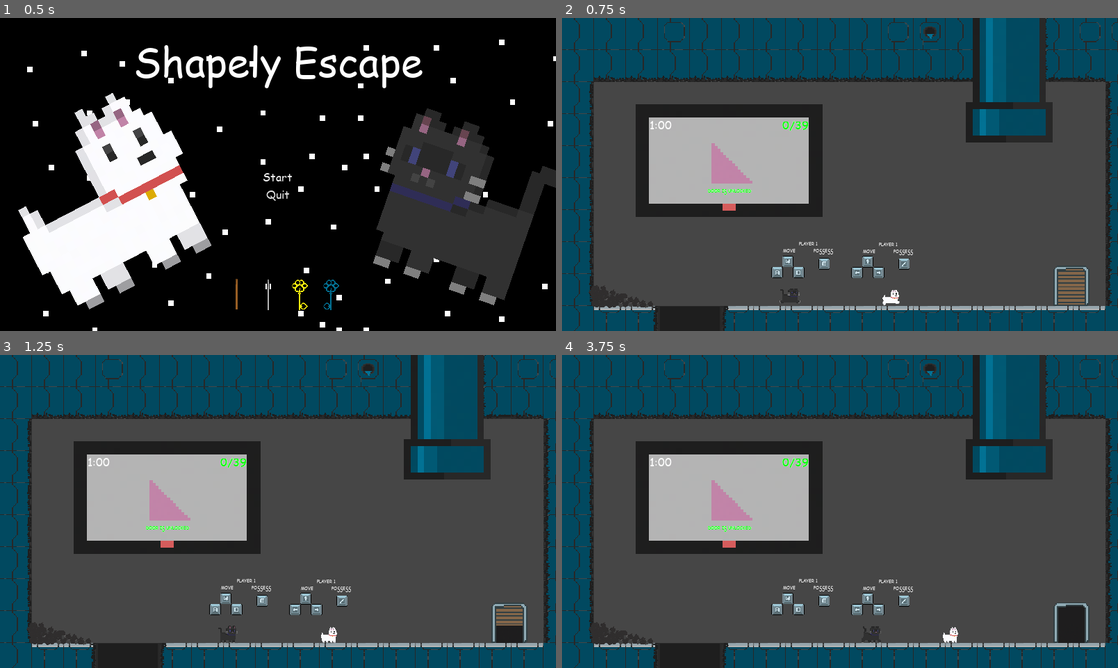
Above: before the commit, frames 1-4 (two rows, left to right).
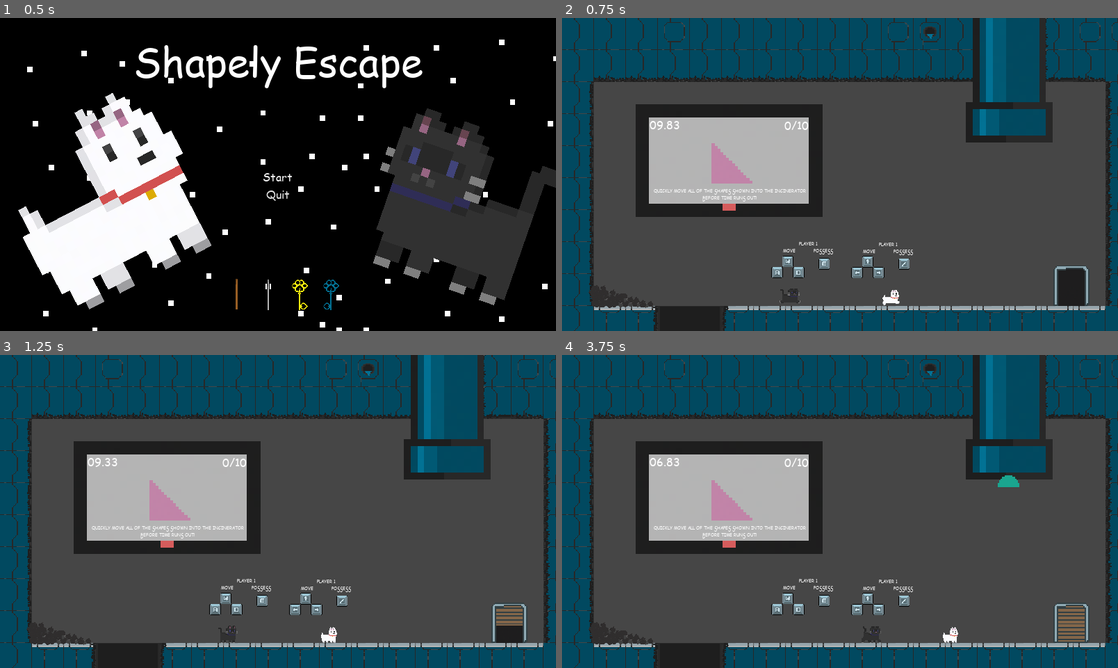
Above: after the commit, the same moments.

Repository: Astrol99/ShapelyEscape
Game: Godot game, scene res://MainMenu/MainMenu.tscn
Two runs of this game, one before a commit and one after it. Both use one fixed random seed, a clock stepped at 60 frames per second and the inputs below.
Inputs:
- Up to frame 1 (0.5 s): no input
- Up to frame 2 (0.75 s): click "Start" at 0.5 s
- Up to frame 3 (1.25 s): no input
- Up to frame 4 (3.75 s): hold D (move_right1) 1.28-2.78 s; tap E (cat_possess) at 1.35 s; tap W (jump1) at 1.52, 2.27 s; tap Left (move_left2) at 2.1 s; hold A (move_left1) 2.78-3.53 s; hold Right (move_right2) 2.78-3.53 s; hold D (move_right1) from 3.53 s (still down); tap / (possess) at 3.6 s

Frame 1 is identical in both runs. In frame 2, 1.0% of the frame differs, in the area x 15-95%, y 32-92%; in frame 3, 0.4%; in frame 4, 1.1%.

Commit message:
Fixed posess on door bug

Diff:
--- a/Level1/Level1.tscn
+++ b/Level1/Level1.tscn
@@ -322,8 +322,6 @@
 timer = NodePath("../Timer")
 door = NodePath("../Door")
 spawn_pipe = NodePath("../SpawnPipe")
-max_score = 1
-score = 1
 
 [node name="Door" parent="." instance=ExtResource( 5 )]
 position = Vector2( 1759, 921 )
--- a/World_Objects/Door/Door.gd
+++ b/World_Objects/Door/Door.gd
@@ -2,6 +2,7 @@
 
 export (String) var NextLevel
 
+var posessed = true
 var locked = true
 
 func _ready():
Renamed: Incinerator/Incinerator.gd -> World_Objects/Incinerator/Incinerator.gd
